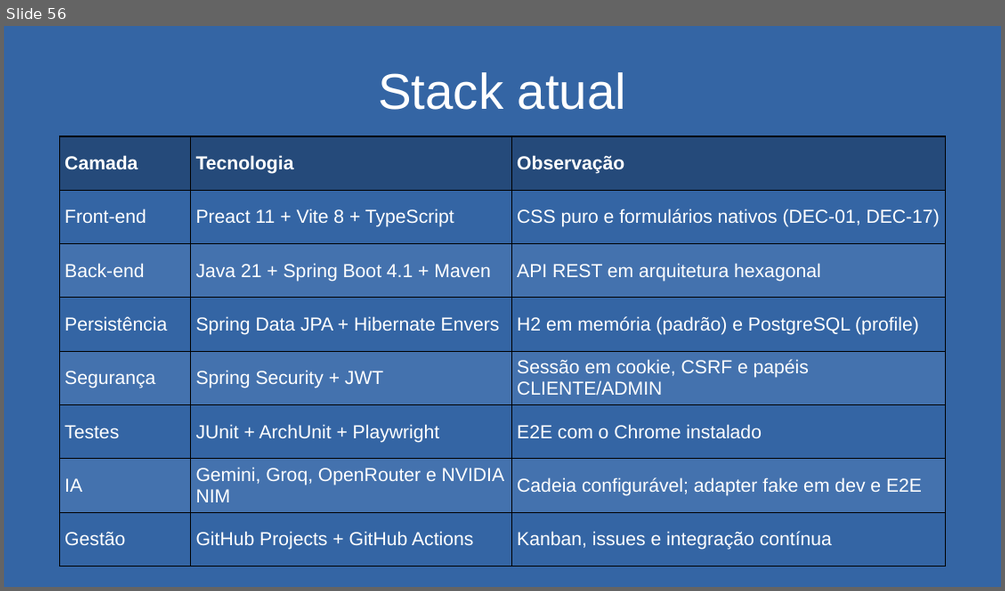
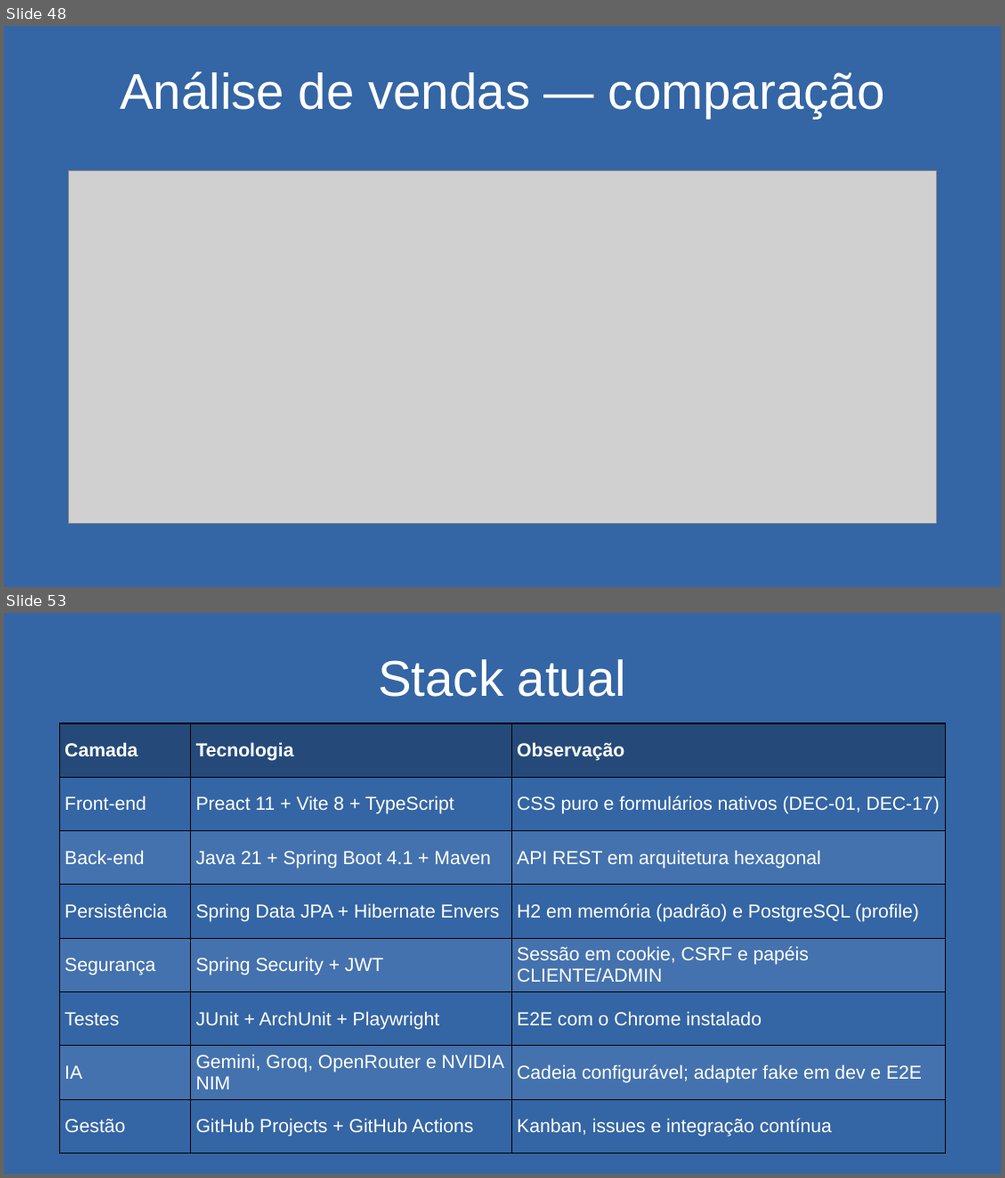
Before and after one commit to matheuskkg/les, a slide deck: docs/entregas/pptxs/24-11/24-11.pptx. Shown one above the other, each under a label of ours: slide 56 before the commit, slides 48 and 53 after it; the slides between them are not shown. The pictures are 1005x591 and 1005x1178 pixels, drawn with LibreOffice and Linux fonts; fonts in the diff are those of the drawing; grey boxes stand for pictures. Boxes give left, top, right and bottom in pixels: in the first picture for what was removed or moved away, otherwise in the second. Text is boxed around its words. In the diff, an @@ line names an element or a change of style, - is before the commit and + after.

```diff
--- a/docs/entregas/pptxs/24-11/24-11.pptx
+++ b/docs/entregas/pptxs/24-11/24-11.pptx
@@ slide 48 added at [4,26,1001,587], background #3465A4 @@
@@ text added at [120,71,884,119], 40 pt, text #FFFFFF @@
+Análise de vendas — comparação
@@ picture added at [68,171,937,523] @@
@@ what was slide 56 is now slide 53 @@
```
Also in this commit, not shown: 12 slides changed, 11 other slides added, 4 slides removed.
